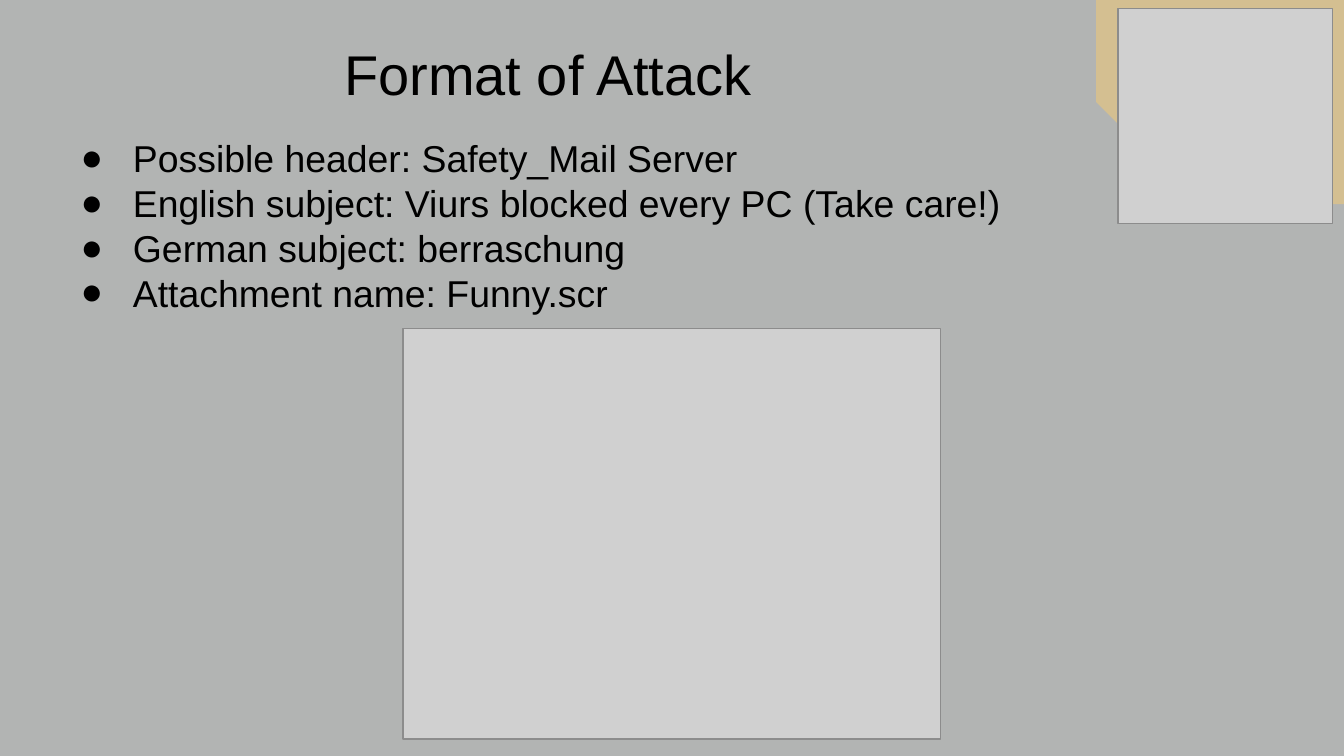
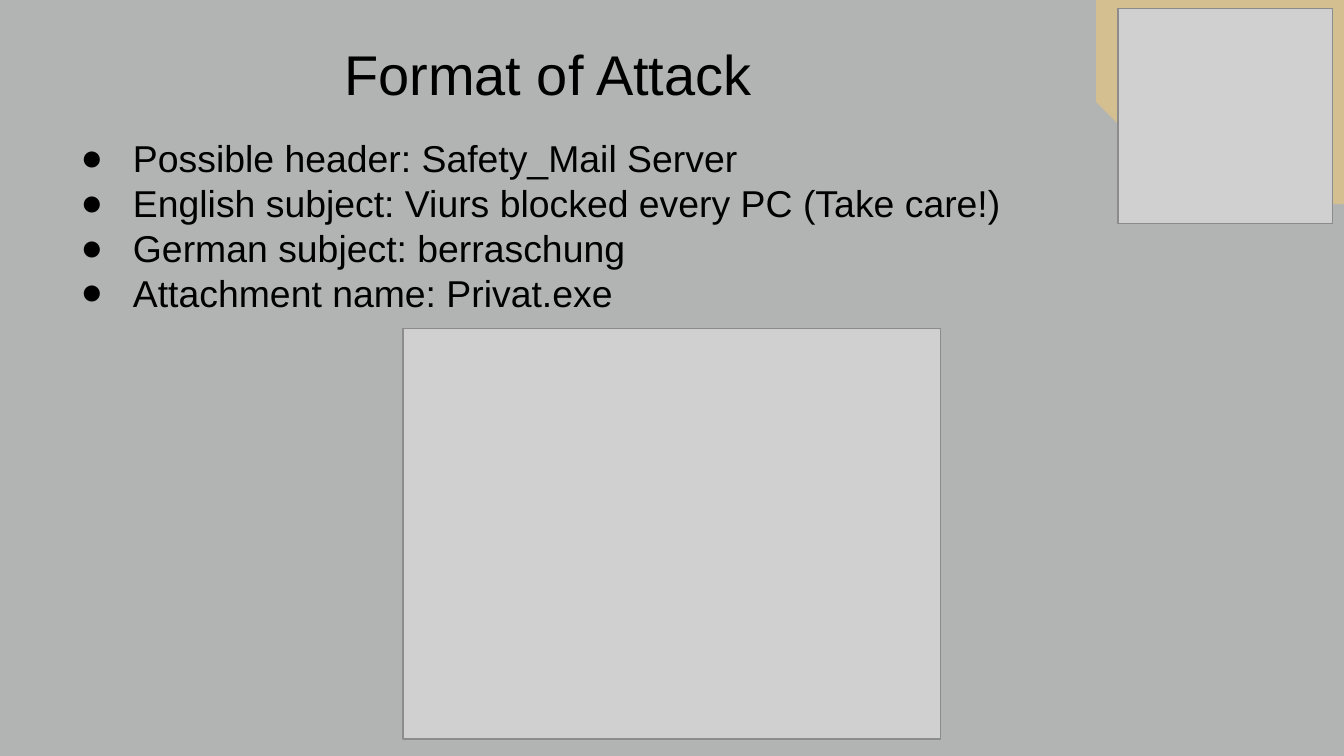
Before and after one commit to BrianFreeman0620/SoberWormPresentation, a slide deck: slide 6 of Freeman_Sober_Worm.pptx. Drawn at 1344x756 pixels with LibreOffice and Linux fonts; fonts in the diff are those of the drawing; grey boxes stand for pictures; background and template pictures are left out. Boxes give left, top, right and bottom in pixels: in the first picture for what was removed or moved away, otherwise in the second. Text is boxed around its words. In the diff, an @@ line names an element or a change of style, - is before the commit and + after.

```diff
--- a/Freeman_Sober_Worm.pptx
+++ b/Freeman_Sober_Worm.pptx
@@ text at (133,280,612,308): text changed @@
-● Attachment name: Funny.scr
+● Attachment name: Privat.exe
```
Also in this commit, not shown: 4 other slides changed, 1 other file.
